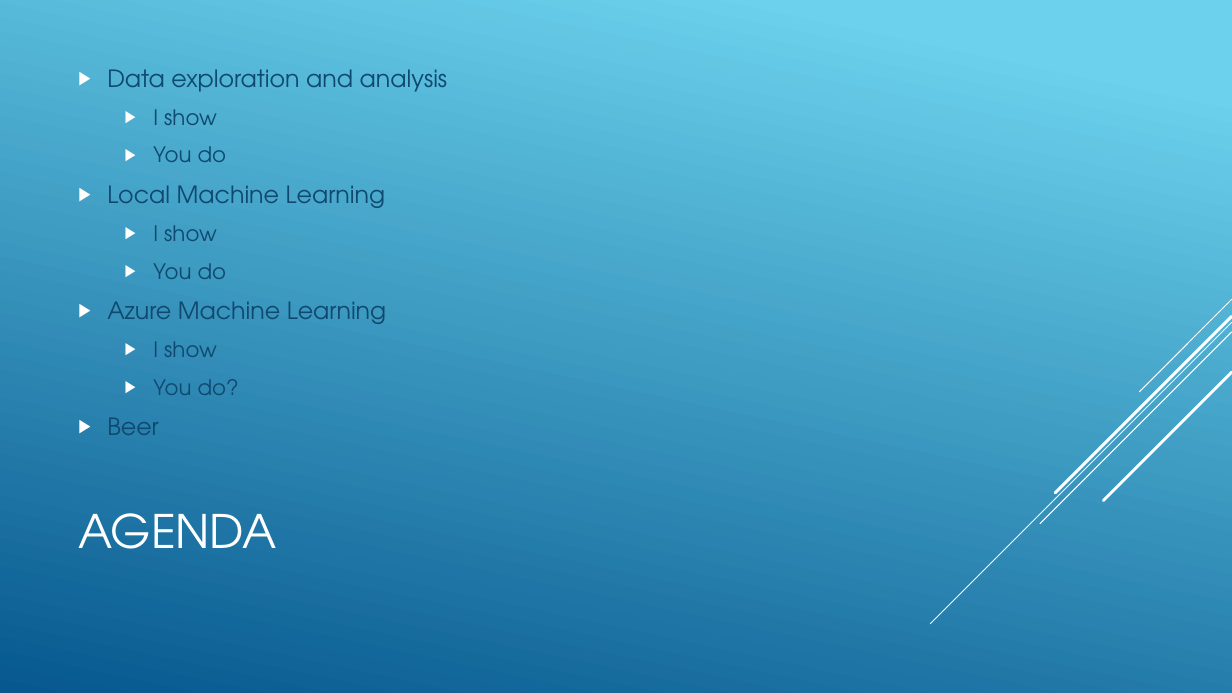
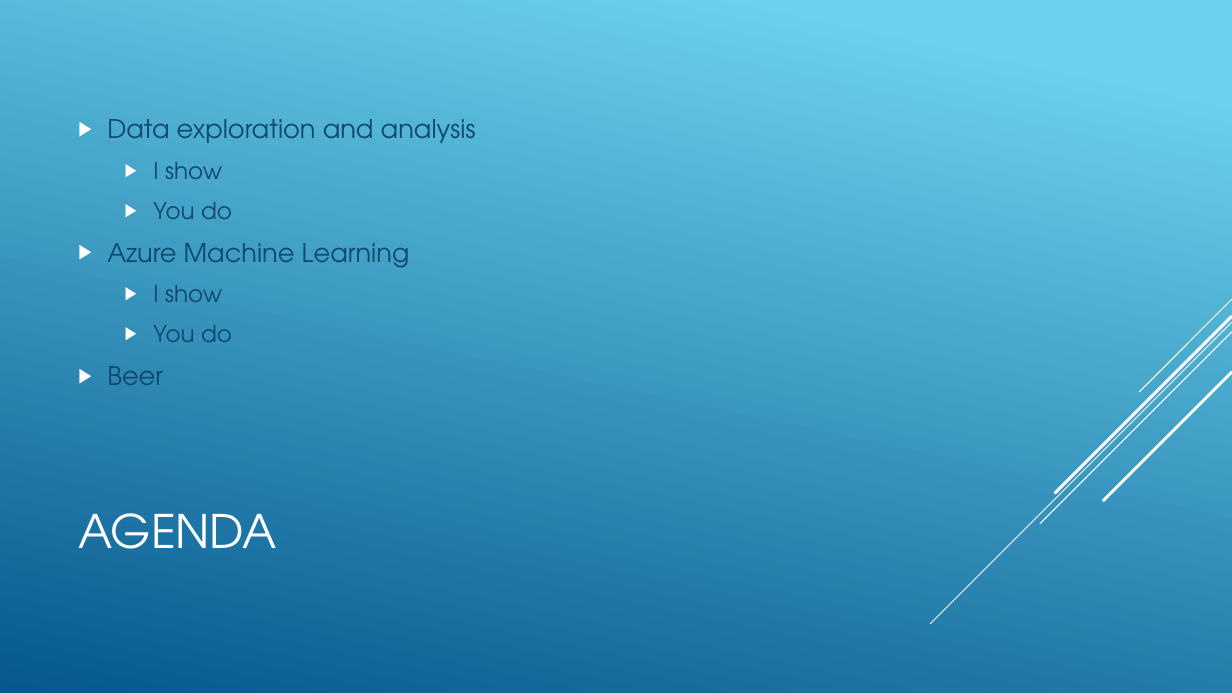
Before and after one commit to jamessdixon/NerdDinner, a slide deck: slide 5 of SkillsMatter/Smart Nerd Dinner.pptx. Drawn at 1232x693 pixels with LibreOffice and Linux fonts; fonts in the diff are those of the drawing. Boxes give left, top, right and bottom in pixels: in the first picture for what was removed or moved away, otherwise in the second. Text is boxed around its words. In the diff, an @@ line names an element or a change of style, - is before the commit and + after.

```diff
--- a/SkillsMatter/Smart Nerd Dinner.pptx
+++ b/SkillsMatter/Smart Nerd Dinner.pptx
@@ text at <box>107,109,385,208</box>: paragraphs removed @@
-  ▶ I show
-  ▶ You do
-▶ Local Machine Learning
@@ text at <box>107,119,476,385</box>: size 18.5 to 20 pt in "Data exploration and analysis", "Azure Machine Learning", "Beer"; size 16.6 to 18 pt in "I show", "You do", "I show" @@
@@ text at <box>153,325,232,342</box>: text changed; size 16.6 to 18 pt @@
-  ▶ You do?
+  ▶ You do
```
Also in this commit, not shown: 2 other slides changed, 1 slide added, 1 slide removed, 5 other files.
